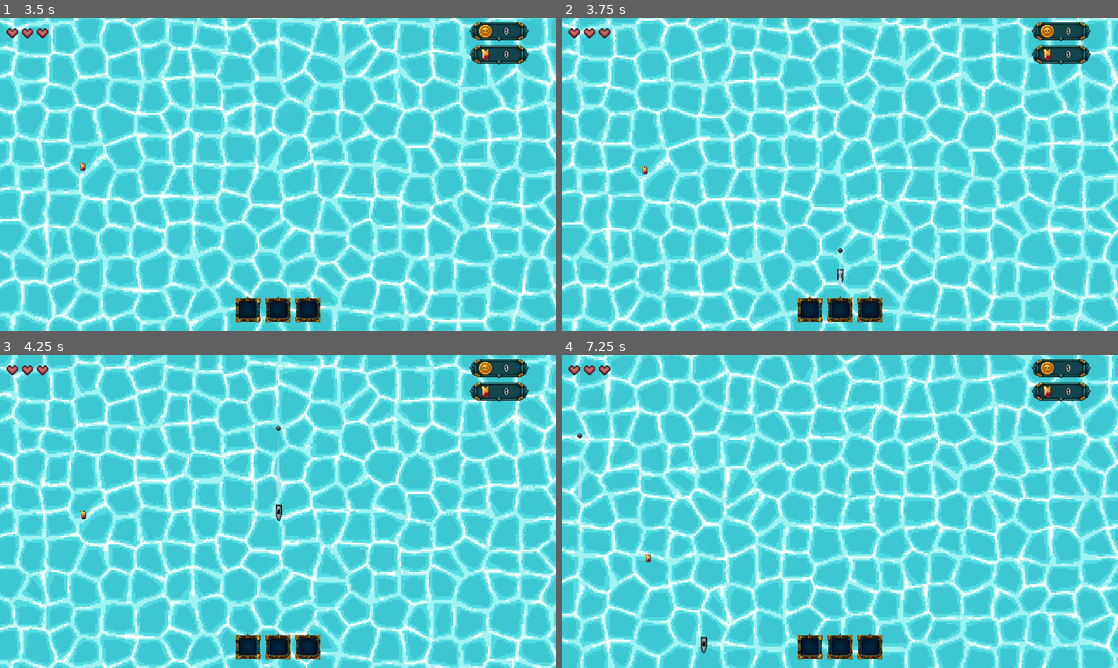
Above: before the commit, frames 1-4 (two rows, left to right).
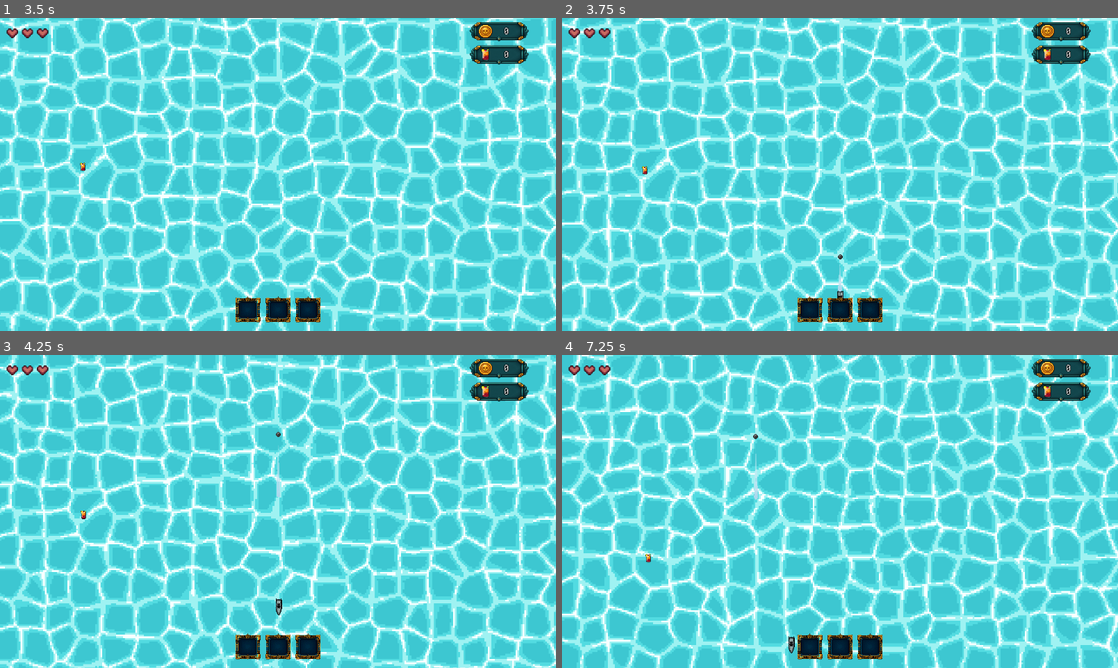
Above: after the commit, the same moments.

Repository: irohgit/flapjack
Game: Godot game, scene res://Cinematics/NarrativeIntro/NarrativeIntro.tscn
Same seed, same stepped clock (60 frames per second), same inputs: the game is played once before the commit and once after it.
Inputs (mouse positions are in pixels of both pictures, inside the frame that each line leads up to):
- Up to frame 1 (3.5 s): tap Enter at 0.5 s; move the mouse to (400, 158) at 0.52 s; hold D (move_right) 0.53-1.28 s; tap R (drink_potion) at 0.6 s; click (400, 158) at 0.67 s; move the mouse to (166, 190) at 1.27 s; hold S (move_backward) 1.28-2.03 s; tap E (potion_next) at 1.35 s; move the mouse to (333, 105) at 2.02 s; hold D (move_right) 2.03-2.75 s; tap Q (potion_previous) at 2.1 s; click (278, 174) at 2.75 s
- Up to frame 2 (3.75 s): move the mouse to (812, 237) at 3.52 s; hold W (move_forward) from 3.53 s (still down); tap Space (shoot) at 3.6 s; click (812, 237) at 3.67 s
- Up to frame 3 (4.25 s): keep holding W (move_forward)
- Up to frame 4 (7.25 s): move the mouse to (1006, 558) at 4.27 s; release W (move_forward) at 4.28 s; hold A (move_left) 4.28-5.78 s; tap one key every 0.75 s from 4.35 s: R (drink_potion) E (potion_next) Q (potion_previous) Space (shoot); move the mouse to (673, 464) at 5.02 s; move the mouse to (867, 511) at 5.77 s; hold S (move_backward) 5.78-6.53 s; click (867, 511) at 5.92 s; move the mouse to (756, 433) at 6.52 s; hold D (move_right) from 6.53 s (still down)

Frame 1 is identical in both runs. In frame 2, 0.1% of the frame differs, in the area x 49-51%, y 73-90%; in frame 3, 0.1%; in frame 4, 0.3%, in the area x 2-42%, y 24-96%.

Commit message:
More player changes

Diff:
--- a/Actors/Player/player.tscn
+++ b/Actors/Player/player.tscn
@@ -17,6 +17,7 @@
 scale = Vector2(0.5, 0.5)
 collision_mask = 6
 script = ExtResource("1_5ni5v")
+max_speed = 200.0
 weapons = Array[ExtResource("2_isd1h")]([ExtResource("3_8gtf5")])
 
 [node name="Sprite2D" type="Sprite2D" parent="." unique_id=1889078999]
